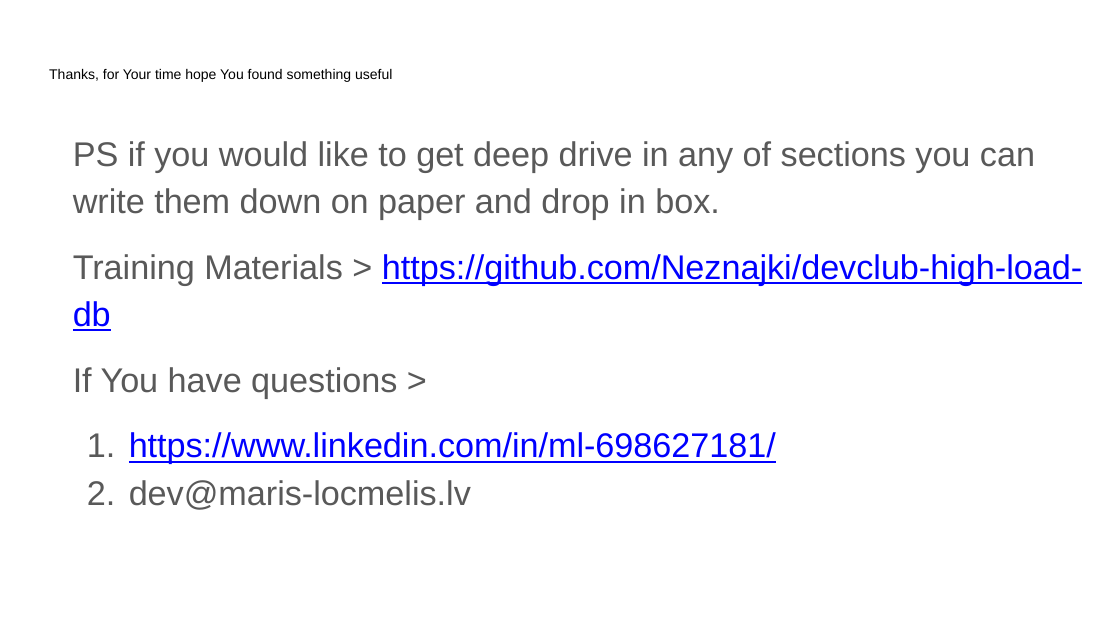
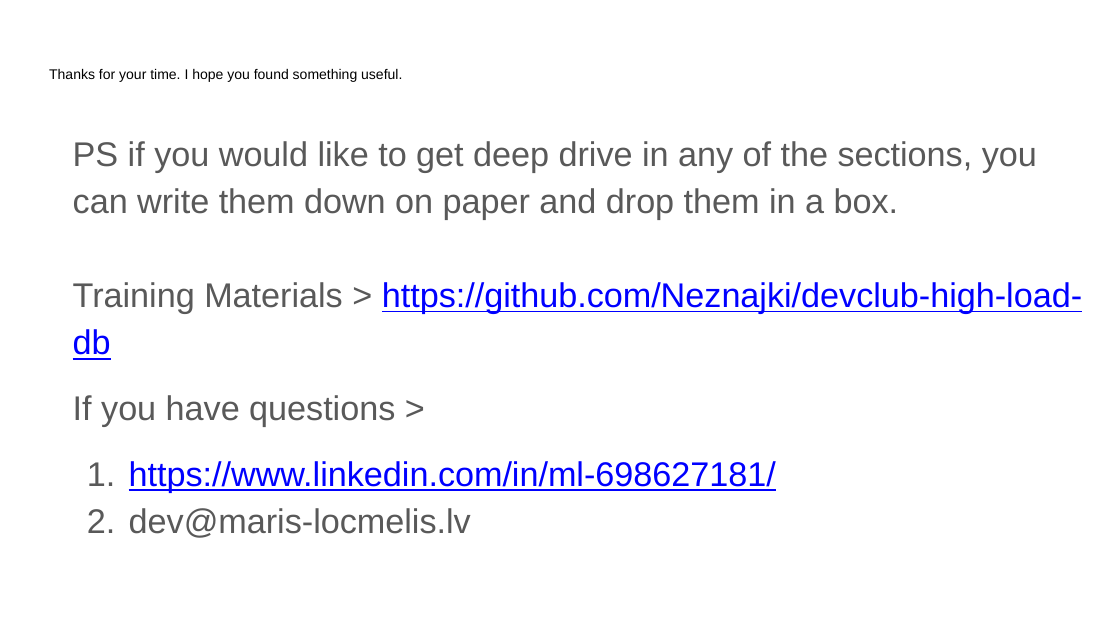
Before and after one commit to Neznajki/devclub-high-load-db, a slide deck: slide 29 of High Load System DB.pptx (slide 30 before the commit). Drawn at 1120x630 pixels with LibreOffice and Linux fonts; fonts in the diff are those of the drawing. Boxes give left, top, right and bottom in pixels: in the first picture for what was removed or moved away, otherwise in the second. Text is boxed around its words. In the diff, an @@ line names an element or a change of style, - is before the commit and + after.

Commit message:
fixed grammar.

```diff
--- a/High Load System DB.pptx
+++ b/High Load System DB.pptx
@@ text at box(49, 69, 402, 82): text changed @@
-Thanks, for Your time hope You found something useful
+Thanks for your time. I hope you found something useful.
@@ text at box(73, 141, 1037, 219): text changed @@
-PS if you would like to get deep drive in any of sections you can write them down on paper and drop in box.
+PS if you would like to get deep drive in any of the sections, you can write them down on paper and drop them in a box.
@@ text at box(73, 282, 1082, 360): less space between paragraphs @@
@@ text at box(73, 395, 395, 427): text changed @@
-If You have questions >
+If you have questions >
```
Also in this commit, not shown: 22 other slides changed, 1 slide removed.
